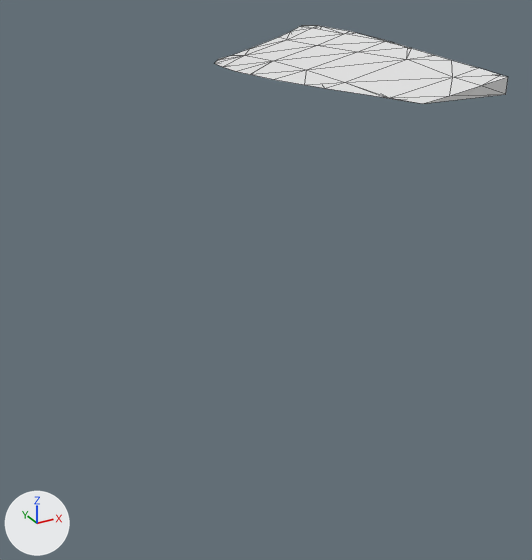
The glTF model assets/terrain/surface_pieces/surf_6_38.glb: old version first, new version second.
Rendered twice from a 50 mm camera at (-82.3, -91.93, -23.38) aimed at (-77.34, -82.91, -27.89). Arrows for +X, +Y and +Z are at lower left; the lights stay in place. The first picture is the older version. Mesh edges are drawn as thin lines. Where no turn or scale is listed for an object, it has been applied to the vertices.

In view in the first picture: 'geometry_0'.
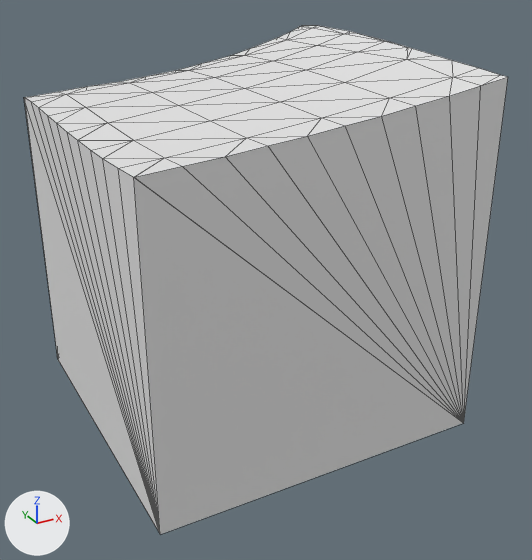
Location of each change, [x1, y1, x2, y2] in pixels of the pictures (532 x 560 px):
'geometry_0', reshaped (65% wider, 538% taller)
    before: [215, 25, 508, 104]
    after: [24, 25, 508, 534]
part 1 of me_geometry_0, built on
    before: [215, 55, 508, 104]
    after: [24, 55, 508, 534]

Patch to the scene script:
```diff
--- a/assets/terrain/surface_pieces/surf_6_38.glb.py
+++ b/assets/terrain/surface_pieces/surf_6_38.glb.py
@@ me_geometry_0 @@
 # used by ob_geometry_0; location = (0.0, 0.0, 0.0)
-me_geometry_0.from_pydata(...)  # 51 vertices, 98 faces; spans x -77.1..-75.0, y -85.0..-80.0, z -25.0..-24.49
+me_geometry_0.from_pydata(...)  # 81 vertices, 158 faces; spans x -80.0..-75.0, y -85.0..-80.0, z -30.0..-24.49
+# me_geometry_0 part 1
+# 14 vertices are removed from x -77.1..-75.0, y -85.0..-80.0, z -25.0
+# 55 faces are deleted
+# 2 vertices move from x -76.45..-76.35, y -85.0..-84.59, z -25.0 to x -76.95..-76.46, y -85.0, z -25.09..-25.01
+# 44 vertices are added at x -80.0..-75.0, y -85.0..-80.0, z -30.0..-25.06
+# 115 new faces join them
```
